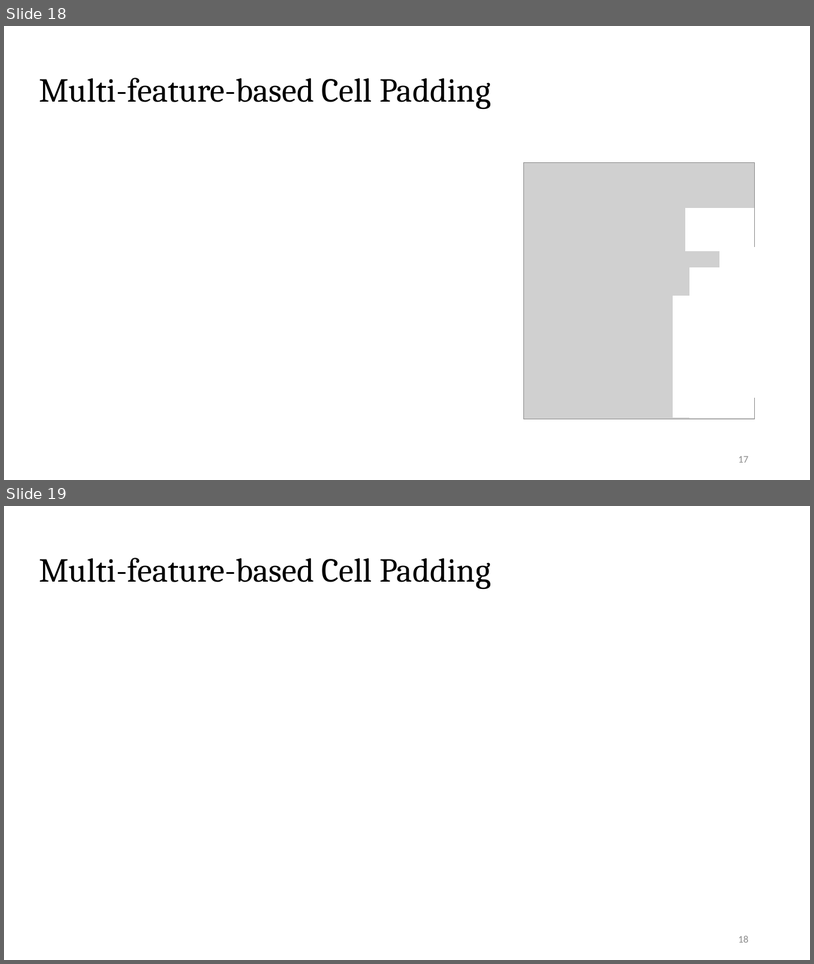
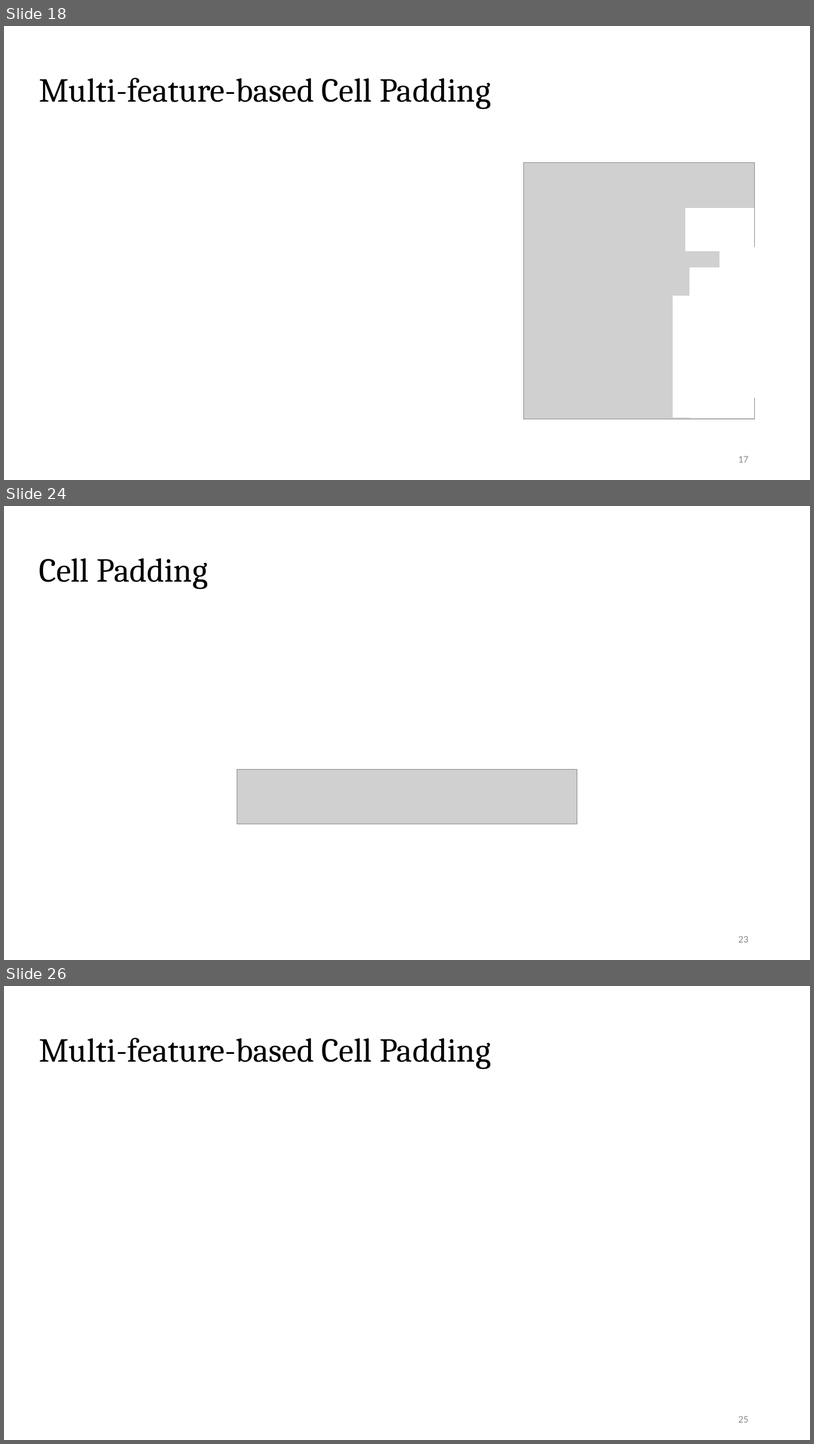
Before and after one commit to Pacific-Feng-Studuies/Studied-Papers, a slide deck: GM/Placement/PUFFER A Routability-Driven Placement Framework via Cell Padding/PUFFER A Routability-Driven Placement Framework via Cell Padding.pptx. Shown one above the other, each under a label of ours: slides 18 and 19 before the commit, slides 18, 24 and 26 after it; the slides between them are not shown. The pictures are 814x964 and 814x1444 pixels, drawn with LibreOffice and Linux fonts; fonts in the diff are those of the drawing; grey boxes stand for pictures. Boxes give left, top, right and bottom in pixels: in the first picture for what was removed or moved away, otherwise in the second. Text is boxed around its words. In the diff, an @@ line names an element or a change of style, - is before the commit and + after.

```diff
--- a/GM/Placement/PUFFER A Routability-Driven Placement Framework via Cell Padding/PUFFER A Routability-Driven Placement Framework via Cell Padding.pptx
+++ b/GM/Placement/PUFFER A Routability-Driven Placement Framework via Cell Padding/PUFFER A Routability-Driven Placement Framework via Cell Padding.pptx
@@ slide 24 added at (4, 506, 810, 960), background #FFFFFF @@
@@ title added at (39, 558, 208, 589), 40 pt, text #000000 @@
+Cell Padding
@@ picture added at (237, 769, 577, 823) @@
@@ page number added at (738, 936, 749, 942), 12 pt, text #8C8C8C @@
+23
@@ what was slide 19 is now slide 26 @@
@@ page number at (738, 1416, 749, 1422): text changed @@
-18
+25
```
Also in this commit, not shown: 8 slides changed, 2 other slides added, 2 other files.
